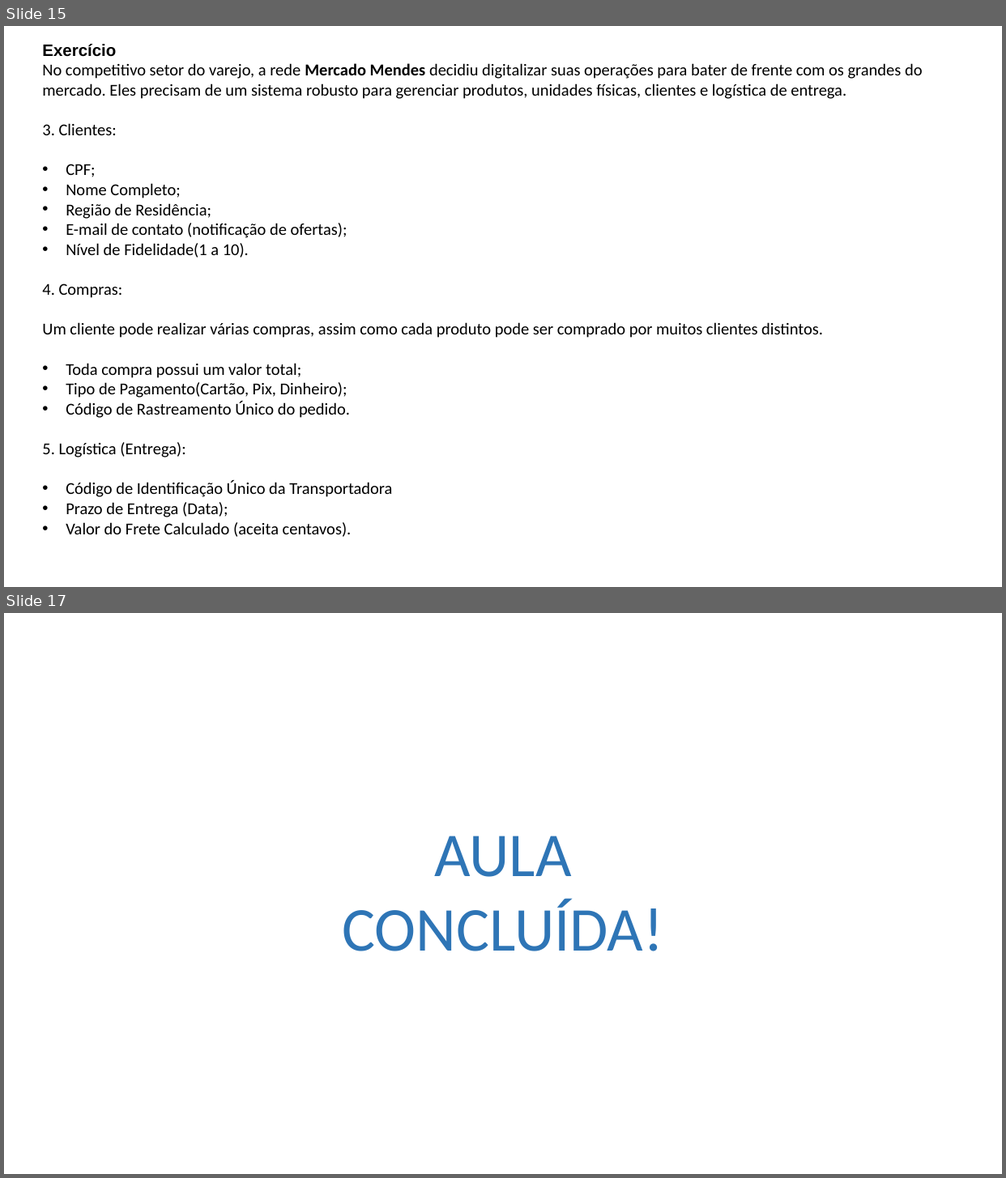
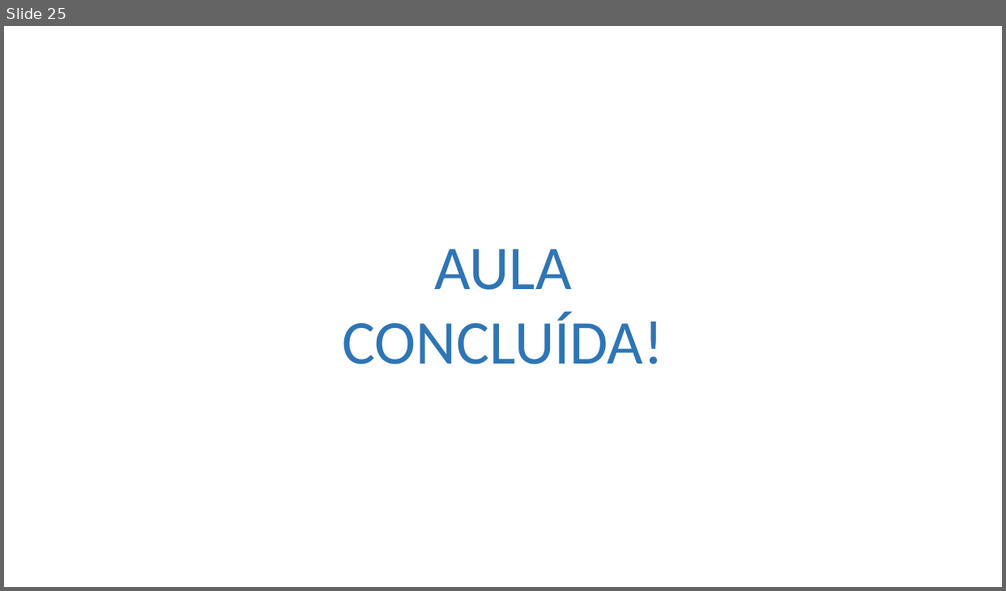
Before and after one commit to Felipe-Tagawa/C07-Monitoria, a slide deck: Aula 04/Models.pptx. Shown one above the other, each under a label of ours: slides 15 and 17 before the commit, slide 25 after it; the slides between them are not shown. The pictures are 1006x1178 and 1006x591 pixels, drawn with LibreOffice and Linux fonts; fonts in the diff are those of the drawing; background and template pictures are left out. Boxes give left, top, right and bottom in pixels: in the first picture for what was removed or moved away, otherwise in the second. Text is boxed around its words. In the diff, an @@ line names an element or a change of style, - is before the commit and + after.

Commit message:
feat: novos slides foram adicionados com novos exercícios

```diff
--- a/Aula 04/Models.pptx
+++ b/Aula 04/Models.pptx
@@ slide 15 removed at bbox=[4, 26, 1002, 587], background picture (left out) @@
@@ text removed at bbox=[42, 44, 923, 537] @@
-Exercício
-No competitivo setor do varejo, a rede Mercado Mendes decidiu digitalizar suas operações para bater de frente com os grandes do mercado. Eles precisam de um sistema robusto para gerenciar produtos, unidades físicas, clientes e logística de entrega.
-3. Clientes:
-• CPF;
-• Nome Completo;
-• Região de Residência;
-• E-mail de contato (notificação de ofertas);
-• Nível de Fidelidade(1 a 10).
-4. Compras:
-Um cliente pode realizar várias compras, assim como cada produto pode ser comprado por muitos clientes distintos.
-• Toda compra possui um valor total;
-• Tipo de Pagamento(Cartão, Pix, Dinheiro);
-• Código de Rastreamento Único do pedido.
-5. Logística (Entrega):
-• Código de Identificação Único da Transportadora
-• Prazo de Entrega (Data);
-• Valor do Frete Calculado (aceita centavos).
@@ what was slide 17 is now slide 25 @@
```
Also in this commit, not shown: 2 slides changed, 11 slides added, 2 other slides removed, 11 other files.
